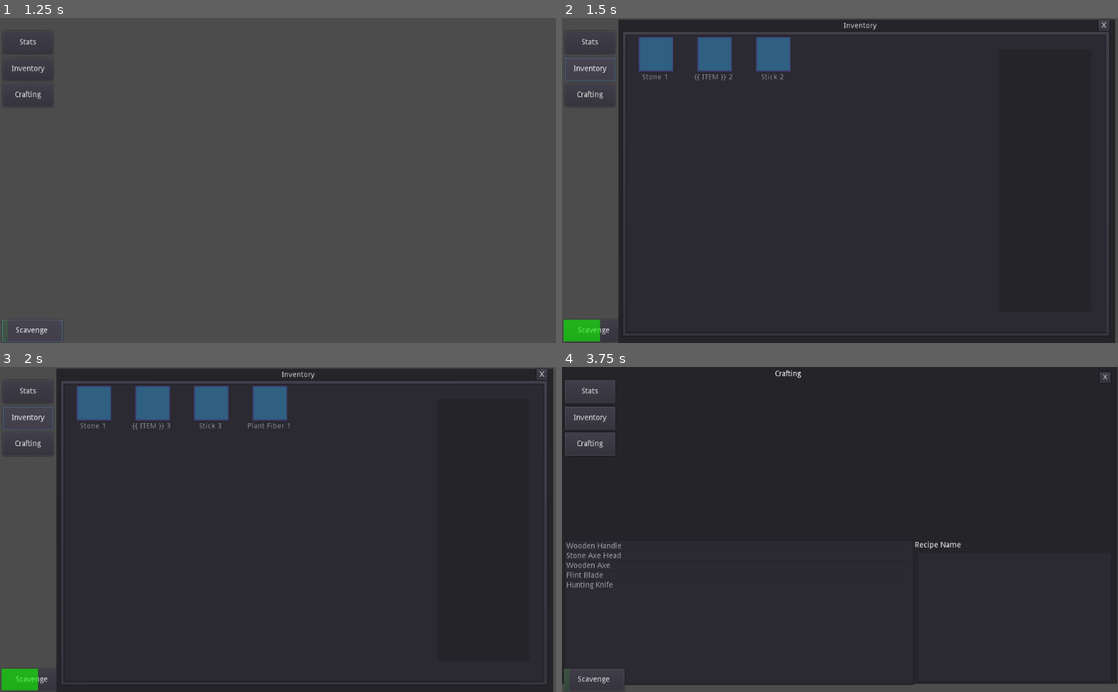
Above: before the commit, frames 1-4 (two rows, left to right).
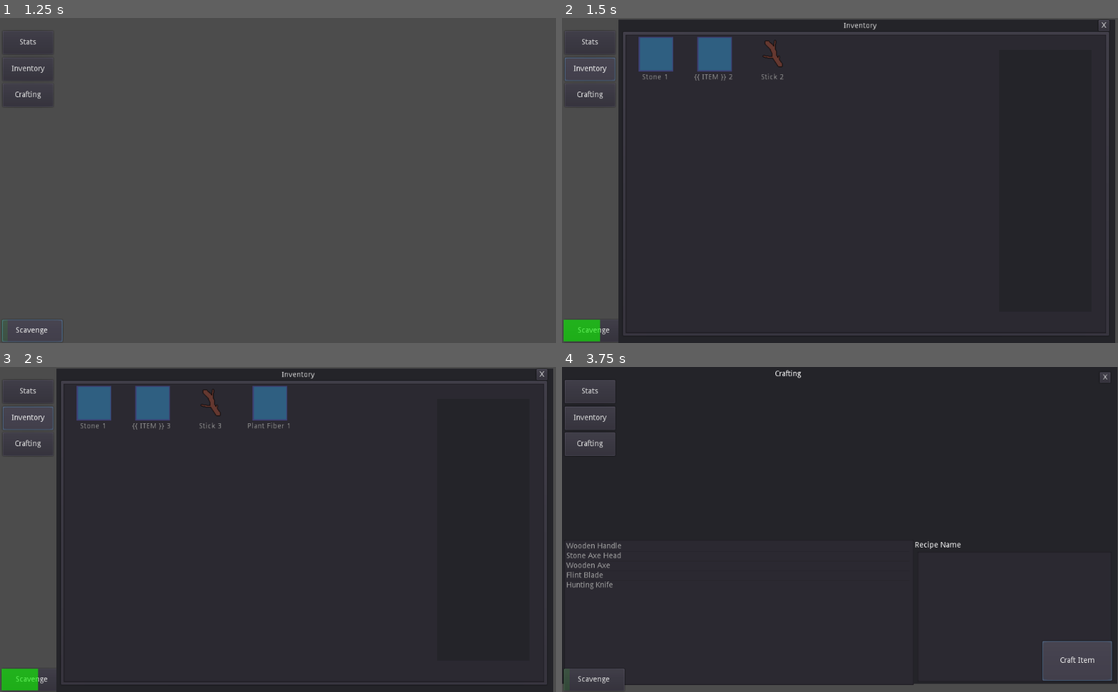
Above: after the commit, the same moments.

Repository: uncleBlobby/godot-scavenge-2d
Game: Godot game, scene res://Main.tscn
The game is run twice, just before and just after one commit, with the same random seed, the same clock (stepped at 60 frames per second) and the same inputs.
Inputs (mouse positions are in pixels of both pictures, inside the frame that each line leads up to):
- Up to frame 1 (1.25 s): click "Scavenge" at 0.5 s
- Up to frame 2 (1.5 s): click "Inventory" at 1.25 s
- Up to frame 3 (2 s): no input
- Up to frame 4 (3.75 s): click "X" at 2 s; click "Crafting" at 2.75 s; click (1079, 659) at 3.5 s, where only the run after the commit has a clickable "Craft Item"

Frame 1 is identical in both runs. In frame 2, 0.7% of the frame differs, in the area x 34-42%, y 5-17%; in frame 3, 0.7%; in frame 4, 1.5%, in the area x 64-99%, y 56-97%.

Commit message:
tried to add a button to craft selected recipe, got stuck when button wouldn't recognize selected recipe... also added some sprites

Diff:
--- /dev/null
+++ b/Craft Item Button.gd
@@ -0,0 +1,36 @@
+extends Button
+
+onready var craftingPanel = get_node("/root/Main/Crafting")
+onready var inventory = get_node("/root/Main/Inventory")
+onready var rLabel = get_node("/root/Main/Crafting/Panel/RecipeDetailWindow/RecipeDetailLabel")
+
+onready var selectedRecipeName = null
+
+var craftableItem = []
+
+
+# Called when the node enters the scene tree for the first time.
+func _ready():
+	print("Crafiting Button Ready")
+	print(rLabel.get_text())
+	#craftableItem.append(rLabel.get_text())
+	connect("button_up", self, "_craftItem", craftableItem)
+	pass # Replace with function body.
+
+
+# Called every frame. 'delta' is the elapsed time since the previous frame.
+#
+func _process(delta):
+	rLabel = get_node("/root/Main/Crafting/Panel/RecipeDetailWindow/RecipeDetailLabel")
+	craftableItem.clear()
+	#print(craftingPanel["selectedRecipe"])
+	craftableItem.append((craftingPanel["selectedRecipe"]))
+#	selectedRecipeName =
+	connect("button_up", self, "_craftItem", craftableItem)
+	#print(craftableItem)
+	#print(craftingPanel.selectedRecipe)
+	pass
+
+
+func _craftItem(craftableItem):
+	print("Crafting: " + craftableItem)
--- a/Crafting.gd
+++ b/Crafting.gd
@@ -83,6 +83,8 @@
 onready var detailWindowTitle = get_node("Panel/RecipeDetailWindow/RecipeDetailLabel")
 onready var recipeComponentList = get_node("Panel/RecipeDetailWindow/RecipeComponentList")
 
+export var selectedRecipe = []
+
 # Called when the node enters the scene tree for the first time.
 func _ready():
 	var counter = 0
@@ -101,6 +103,8 @@
 		recipeComponentList.clear()
 		var selected = recipeList.get_selected_items()
 		var recipeName = recipeList.get_item_text(selected[0])
+		#print(recipeName)
+		selectedRecipe = recipeName
 		#print(selected[0])
 		#detailWindowTitle.set_text(recipeList[recipeList.get_selected_items()])
 		#print(recipeList.get_selected_items())
--- a/Items.gd
+++ b/Items.gd
@@ -10,7 +10,7 @@
 		rarity = 1,
 		consumable = false,
 		craftable = true,
-		sprite = "res://assets/sprites/item-placeholder.png",
+		sprite = "res://assets/sprites/stick.png",
 	},
 	"Stone" : {
 		name = "Stone",
@@ -52,9 +52,30 @@
 		name = "{{ ITEM }}",
 		description = "A generic description of the thing.",
 		quantity = 0,
-		rarity = 1,     # rarity is the highest possible odds of being found.
+		rarity = 1,     # rarity 1 is the highest possible odds of being found (0 will be never found)
 		consumable = false,
 		craftable = false,
 		sprite = "res://assets/sprites/item-placeholder.png",
 	},
 }
+
+export var craftables = {
+	"{{ ITEM }}" : {
+		name = "{{ ITEM }}",
+		description = "A generic description of the thing.",
+		quantity = 0,
+		rarity = 1,     # rarity 1 is the highest possible odds of being found (0 will be never found)
+		consumable = false,
+		craftable = false,
+		sprite = "res://assets/sprites/item-placeholder.png",
+	},
+	"Wooden Handle" : {
+		name = "Wooden Handle",
+		description = "A lightweight wooden handle, useful for crafting basic tools.",
+		quantity = 0,
+		rarity = 0.05,     # rarity 1 is the highest possible odds of being found (0 will be never found)
+		consumable = false,
+		craftable = true,
+		sprite = "res://assets/sprites/item-placeholder.png",
+	},
+}
--- a/Main.tscn
+++ b/Main.tscn
@@ -13,6 +13,7 @@
 [ext_resource path="res://Main.gd" type="Script" id=11]
 [ext_resource path="res://inv Window Closer.gd" type="Script" id=12]
 [ext_resource path="res://crafting Window Closer.gd" type="Script" id=13]
+[ext_resource path="res://Craft Item Button.gd" type="Script" id=14]
 
 [sub_resource type="RectangleShape2D" id=1]
 extents = Vector2( 7.81195, 7.1059 )
@@ -71,7 +72,6 @@
 position = Vector2( -83.9196, 39.0858 )
 
 [node name="Crafting" type="Node2D" parent="."]
-visible = false
 show_behind_parent = true
 z_index = -1
 script = ExtResource( 8 )
@@ -126,6 +126,16 @@
 margin_top = 15.0
 margin_right = 361.0
 margin_bottom = 255.0
+
+[node name="Craft Item Button" type="Button" parent="Crafting/Panel/RecipeDetailWindow"]
+anchor_left = 1.0
+anchor_top = 1.0
+anchor_right = 1.0
+anchor_bottom = 1.0
+margin_left = -128.0
+margin_top = -73.0
+text = "Craft Item"
+script = ExtResource( 14 )
 
 [node name="crafting Window Closer" type="Node2D" parent="Crafting/Panel"]
 position = Vector2( 1009.46, 9.40595 )
@@ -193,6 +203,7 @@
 }
 
 [node name="Inventory" type="Node2D" parent="."]
+visible = false
 position = Vector2( -0.559448, -1.40921 )
 script = ExtResource( 5 )
 
--- a/ScavengeButton.gd
+++ b/ScavengeButton.gd
@@ -49,7 +49,7 @@
 
 func _scavengeSuccess():
 	var newItem = _findRandomItem()
-	print('You found a ', newItem.name)
+	#print('You found a ', newItem.name)
 	#inventory.add_child(newItem)
 	inventory._addItem(newItem)
 	#print(inventory.contents)
Not shown: 1 places in Main.tscn that only renumber resources
Binary file added: assets/sprites/stick.png
Not shown, added: assets/sprites/stick.png.import
